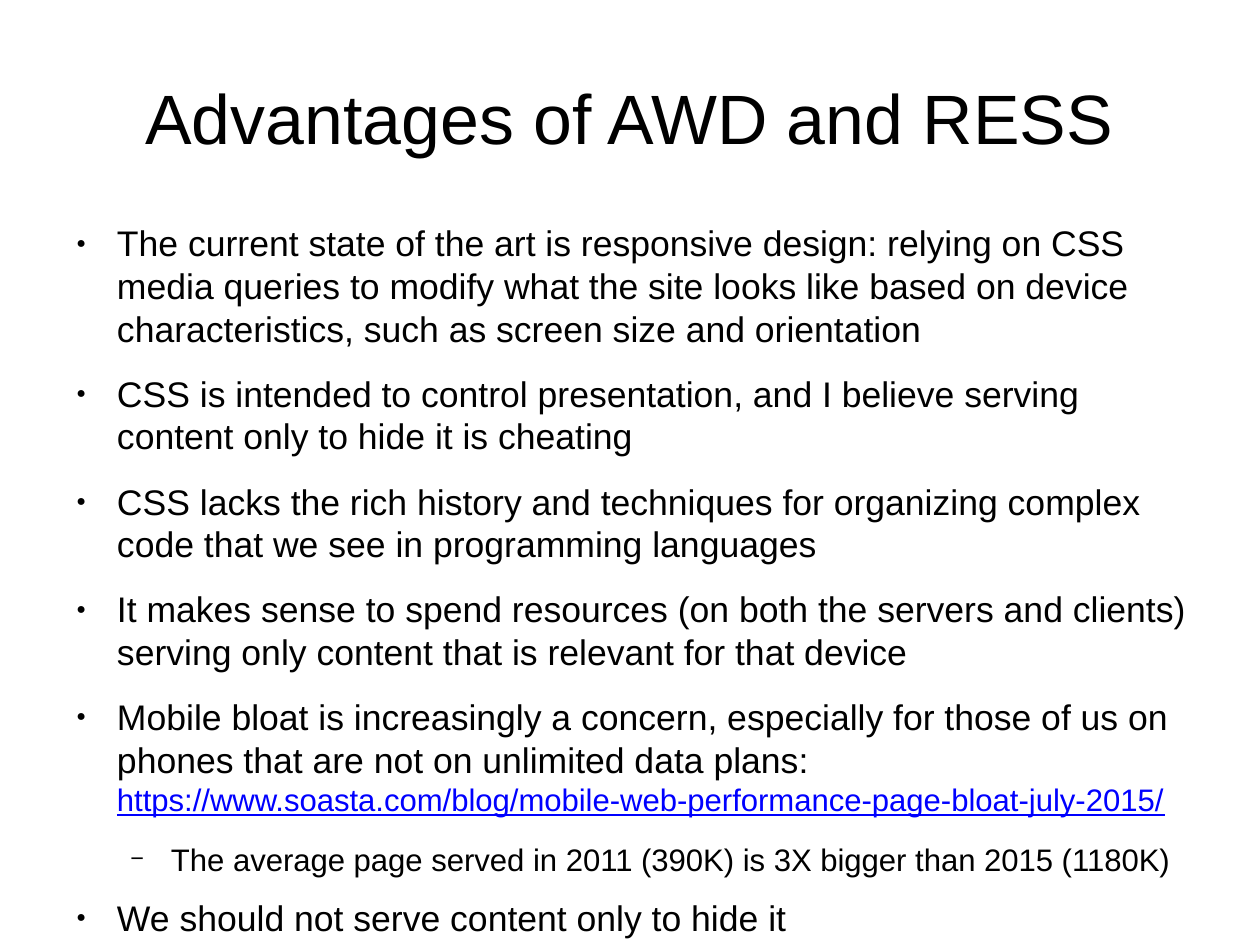
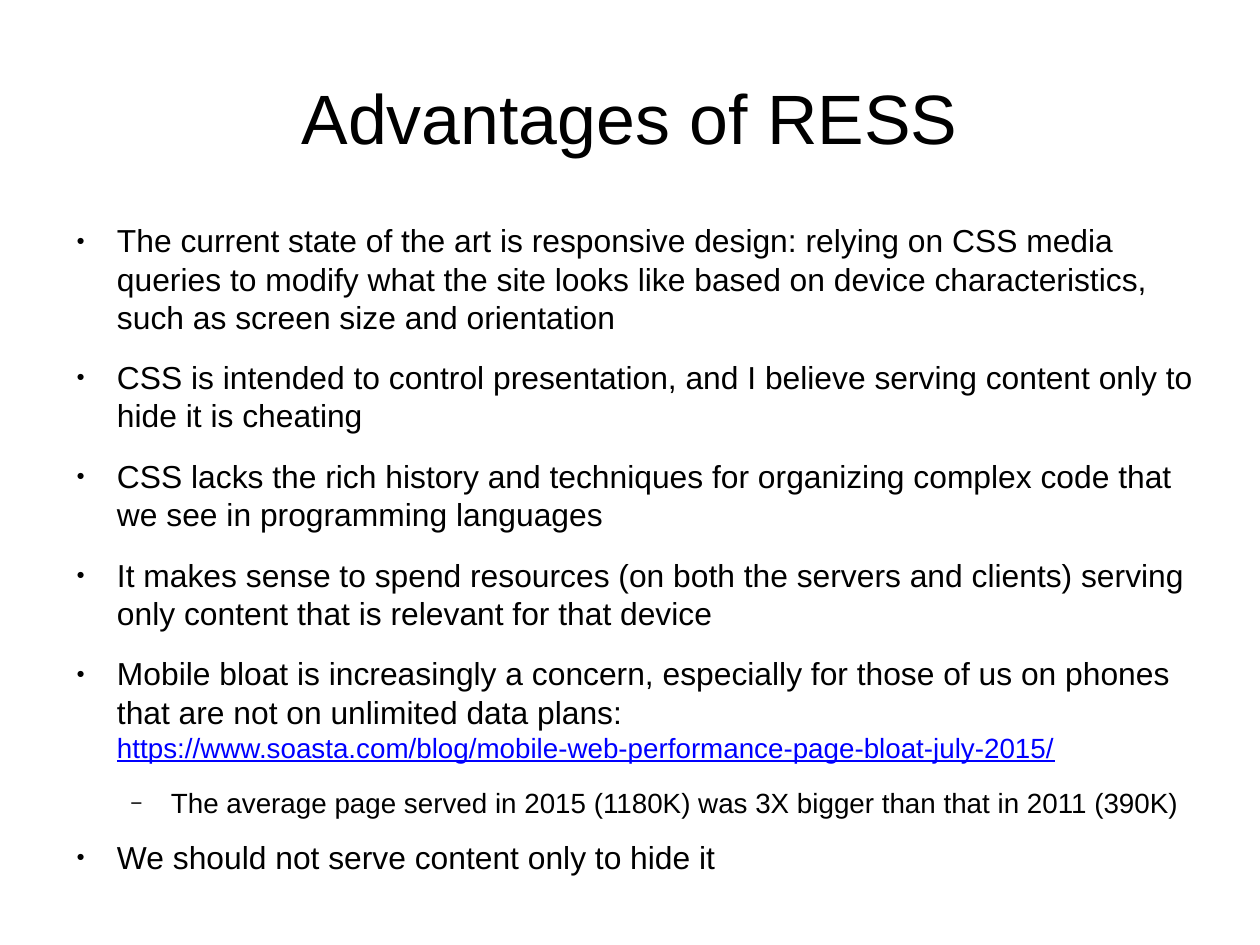
Before and after one commit to tomwhartung/jmws_accoutrements, a slide deck: slide 26 of presentations/2016_07-Drupal/9-slides.odp (slide 25 before the commit). Drawn at 1260x945 pixels with LibreOffice and Linux fonts; fonts in the diff are those of the drawing. Boxes give left, top, right and bottom in pixels: in the first picture for what was removed or moved away, otherwise in the second. Text is boxed around its words. In the diff, an @@ line names an element or a change of style, - is before the commit and + after.

```diff
--- a/presentations/2016_07-Drupal/9-slides.odp
+++ b/presentations/2016_07-Drupal/9-slides.odp
@@ title at (x1=302, y1=93, x2=957, y2=157): text changed @@
-Advantages of AWD and RESS
+Advantages of RESS
@@ text at (x1=117, y1=229, x2=1192, y2=875): size 22.4 to 20 pt in "The current state of the art is ...", "CSS is intended to control presentation, and ...", "CSS lacks the rich history and techniques ...", "It makes sense to spend resources (on ..." and 2 more places; size 19.6 to 17.5 pt in "https://www.soasta.com/blog/mobile-web-performance-page-bloa ..." @@
@@ text at (x1=171, y1=793, x2=1177, y2=819): text changed; size 19.6 to 17.5 pt @@
-  − The average page served in 2011 (390K) is 3X bigger than 2015 (1180K)
+  − The average page served in 2015 (1180K) was 3X bigger than that in 2011 (390K)
```
Also in this commit, not shown: 10 other slides changed, 1 slide added.
